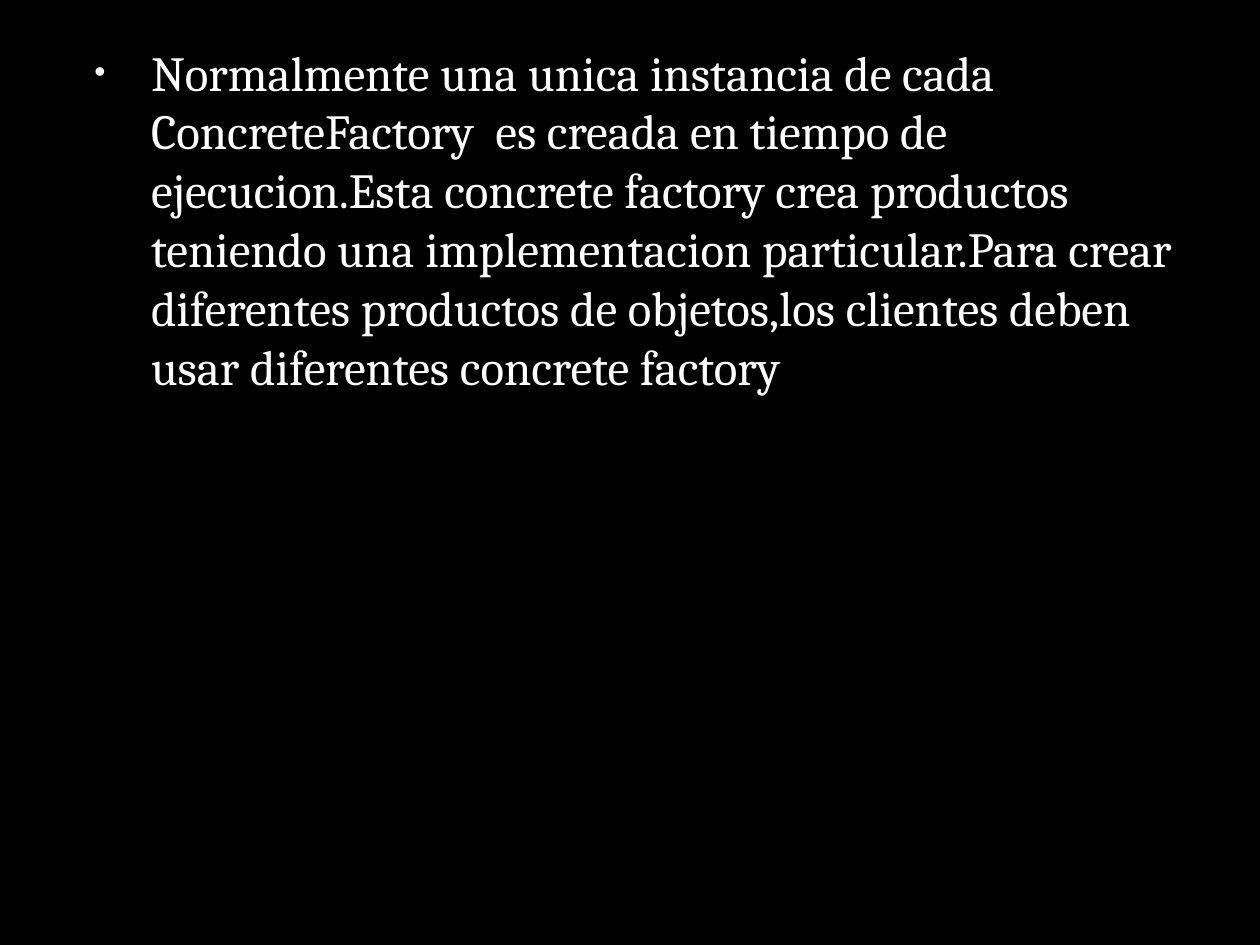
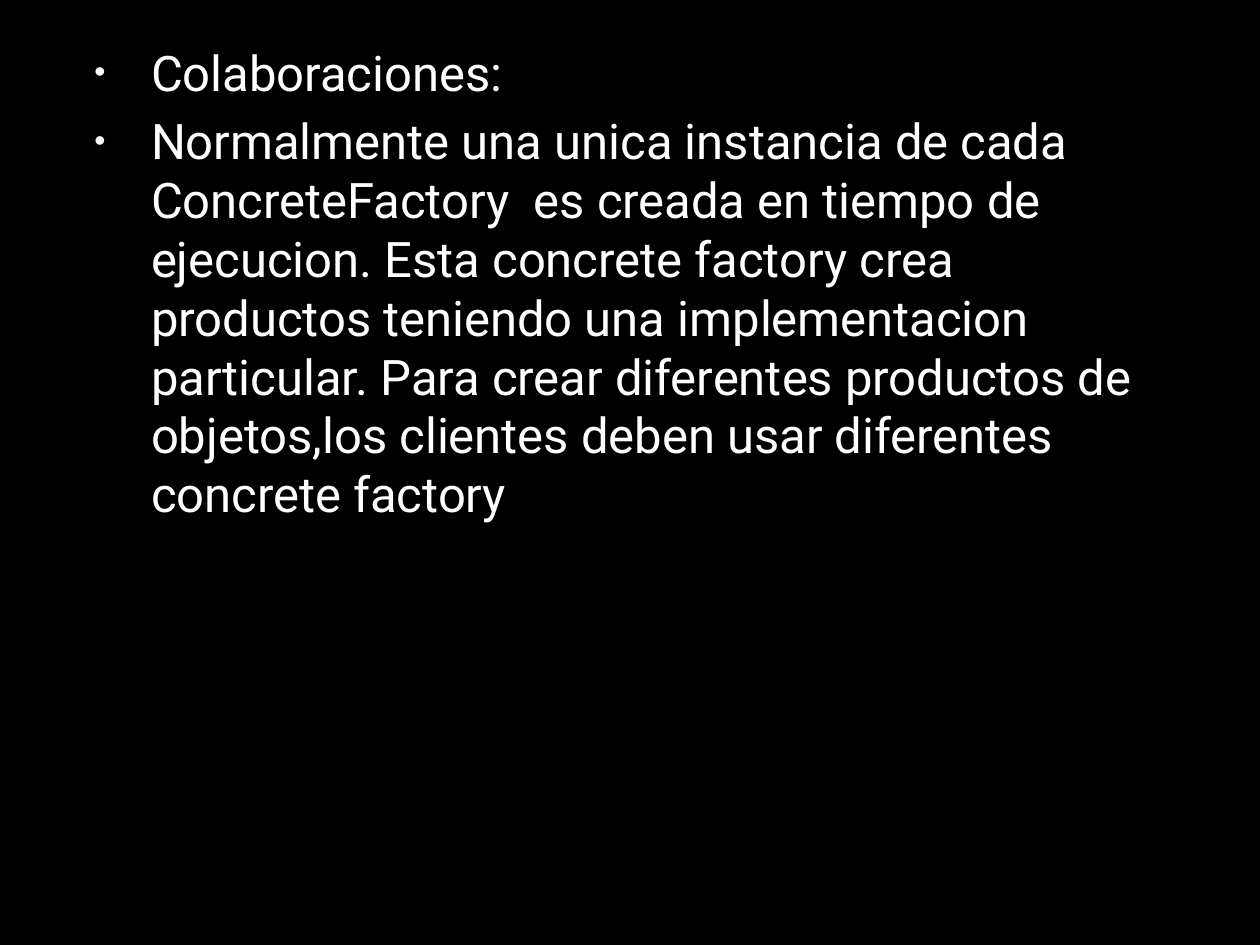
Before and after one commit to AnhellO/DAS_Sistemas, a slide deck: slide 6 of Ago-Dic-2017/Luis Estrada/Practica 2/ABSTRACT FACTORY.pptx. Drawn at 1260x945 pixels with LibreOffice and Linux fonts; fonts in the diff are those of the drawing; background and template pictures are left out. Boxes give left, top, right and bottom in pixels: in the first picture for what was removed or moved away, otherwise in the second. Text is boxed around its words. In the diff, an @@ line names an element or a change of style, - is before the commit and + after.

```diff
--- a/Ago-Dic-2017/Luis Estrada/Practica 2/ABSTRACT FACTORY.pptx
+++ b/Ago-Dic-2017/Luis Estrada/Practica 2/ABSTRACT FACTORY.pptx
@@ text at (151, 54, 1132, 523): text changed; font Cambria to Roboto @@
-• Normalmente una unica instancia de cada ConcreteFactory es creada en tiempo de ejecucion.Esta concrete factory crea productos teniendo una implementacion particular.Para crear diferentes productos de objetos,los clientes deben usar diferentes concrete factory
+• Colaboraciones:
+• Normalmente una unica instancia de cada ConcreteFactory es creada en tiempo de ejecucion. Esta concrete factory crea productos teniendo una implementacion particular. Para crear diferentes productos de objetos,los clientes deben usar diferentes concrete factory
```
Also in this commit, not shown: 8 other slides changed, 1 slide added, 2 slides removed, 1 other file.
